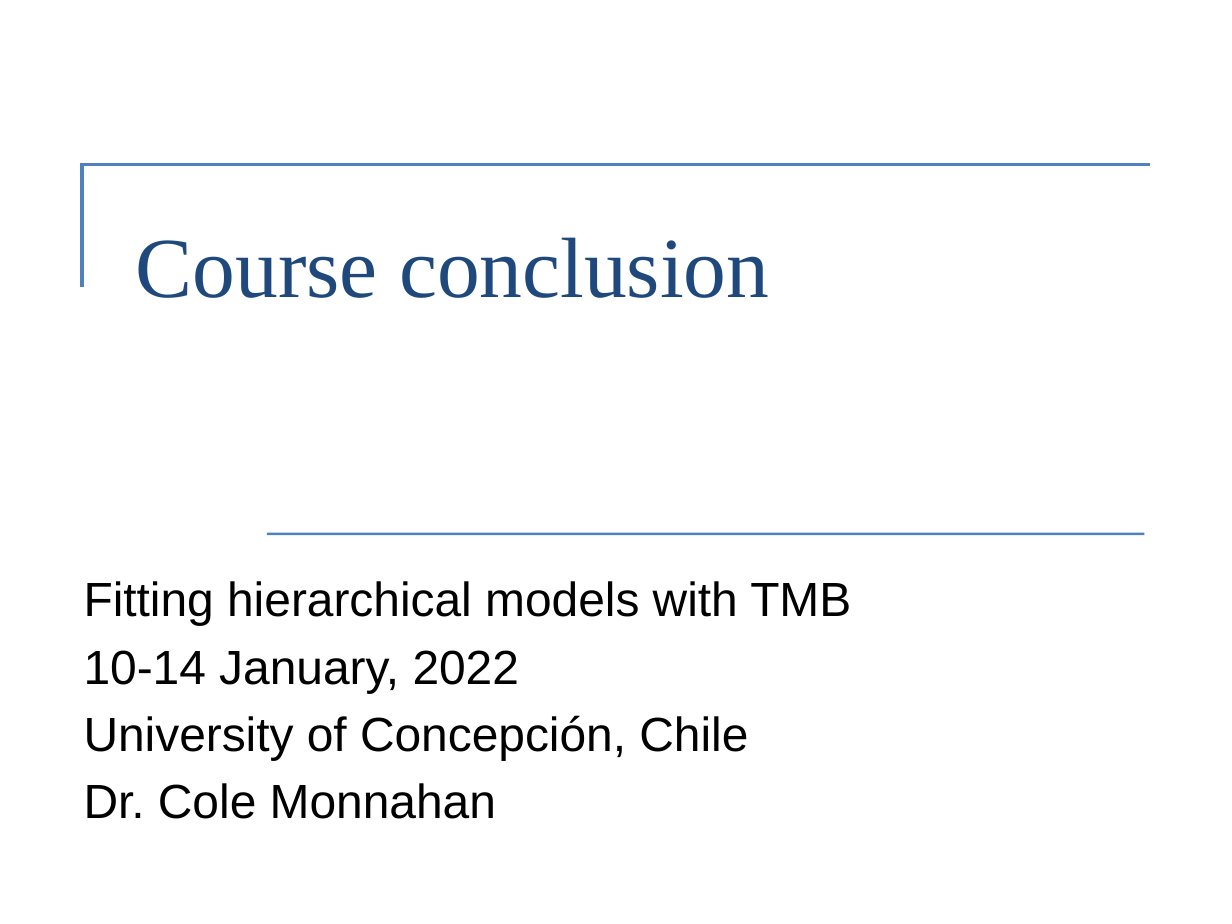
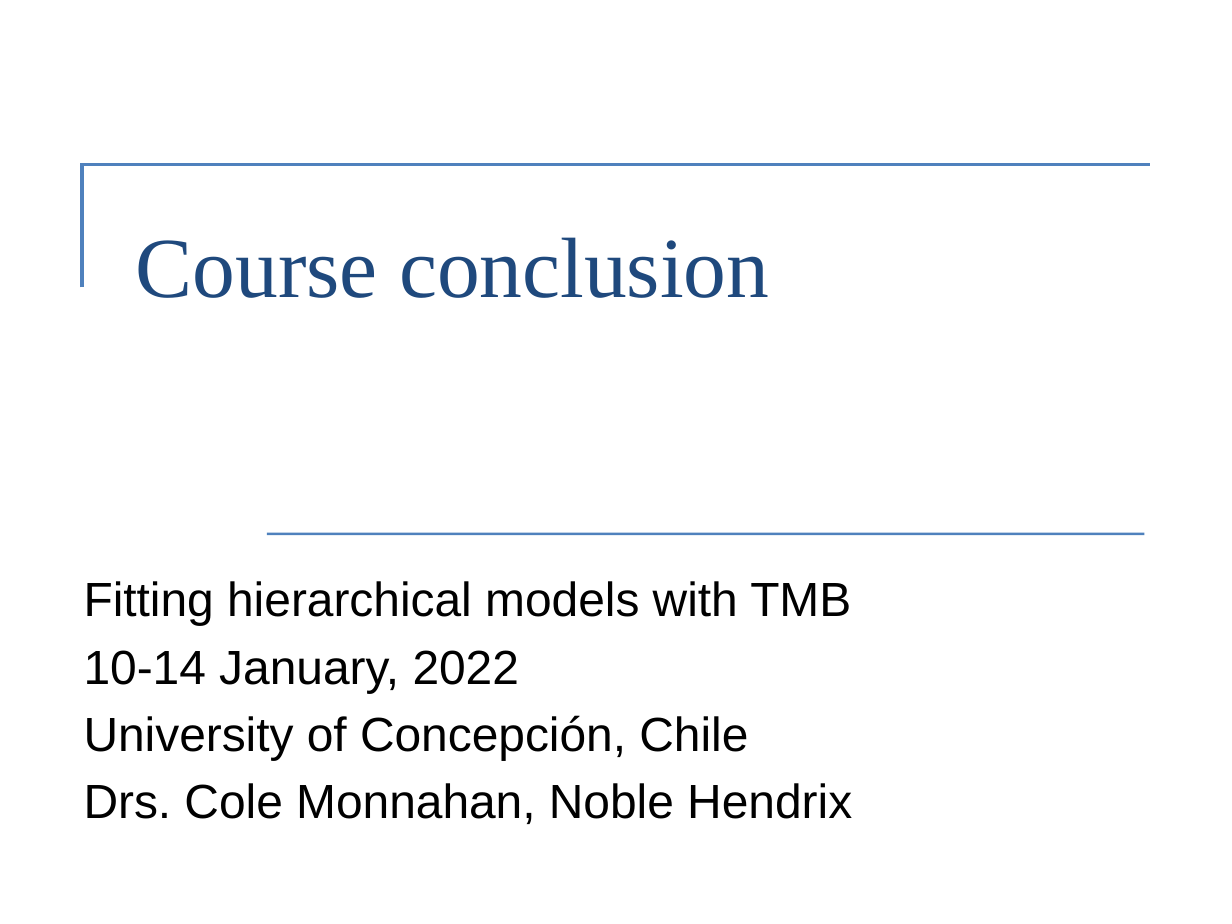
Before and after one commit to Cole-Monnahan-NOAA/tmb_workshop, a slide deck: slide 1 of day5/lecture5_conclusion_eng.pptx. Drawn at 1232x924 pixels with LibreOffice and Linux fonts; fonts in the diff are those of the drawing. Boxes give left, top, right and bottom in pixels: in the first picture for what was removed or moved away, otherwise in the second. Text is boxed around its words. In the diff, an @@ line names an element or a change of style, - is before the commit and + after.

```diff
--- a/day5/lecture5_conclusion_eng.pptx
+++ b/day5/lecture5_conclusion_eng.pptx
@@ text at (x1=84, y1=783, x2=852, y2=824): text changed @@
-Dr. Cole Monnahan
+Drs. Cole Monnahan, Noble Hendrix
```
Also in this commit, not shown: 5 other slides changed, 3 slides added, 7 other files.
